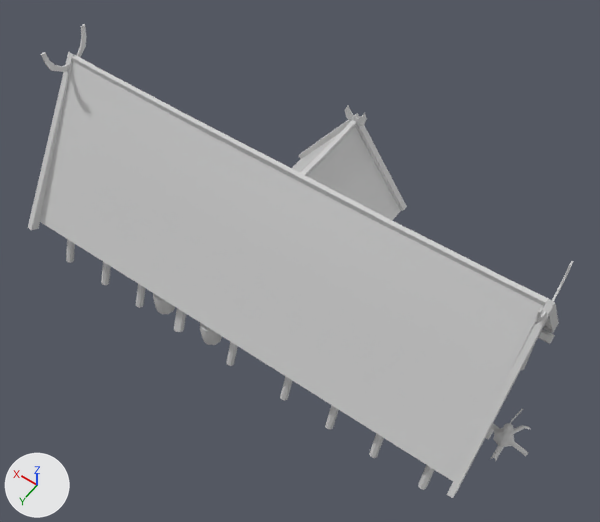
One commit to the COLLADA model art/meshes/structural/norse_longhouse.dae: the scene before it, then after it.
The view is the same before and after, from a camera (50 mm lens) standing at (-0.42, 0.559, 0.954) and looking at (-0.036, 0.023, 0.111). Lighting does not change. The marker at lower left points along +X, +Y and +Z. Where no turn or scale is listed for an object, it has been applied to the vertices. Vertices at the same position are counted once.
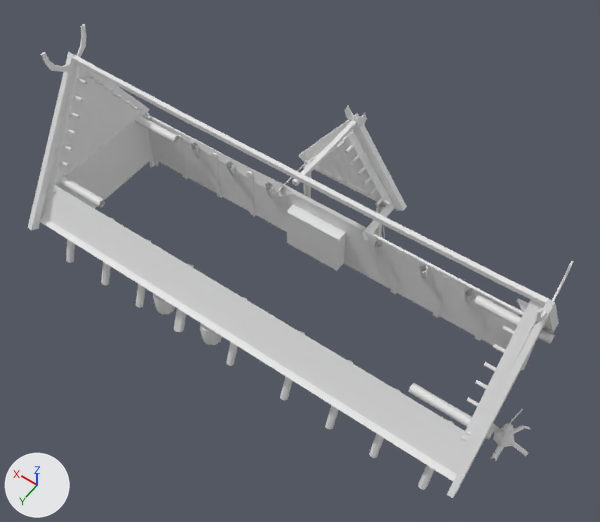
Where the newer file only moved an object's origin or applied its transform, the numbers keep the older frame.

Edits to the bpy script that builds the scene:
```text
Change me_object02_000:
    used by ob_default; location = (0.0, 0.0, 0.0)
    remove me_object02_000.from_pydata(...)  # 2117 vertices, 3586 faces; spans x -0.389..0.357, y -0.16..0.158, z -0.019..0.288
    add me_object02_000.from_pydata(...)  # 2082 vertices, 3260 faces; spans x -0.389..0.357, y -0.16..0.158, z -0.019..0.288
    me_object02_000 part 1
    35 vertices are removed from x -0.086..0.085, y -0.155..0.108, z 0.082..0.251
    272 faces are deleted
    6 new faces join them
    me_object02_000 part 2: 3254 faces spanning x -0.389..0.357, y -0.16..0.158, z -0.019..0.288 switch from mat_material_002 (light grey #d1d1d1) to no material
```

What differs and where, as boxes (x1, y1, x2, y2) in the pictures (600 x 522 px):
part 1 of me_object02_000, cut back: before (39, 62, 543, 481); after (278, 133, 395, 241)
part 2 of me_object02_000, recoloured: (28, 24, 573, 498) in both
